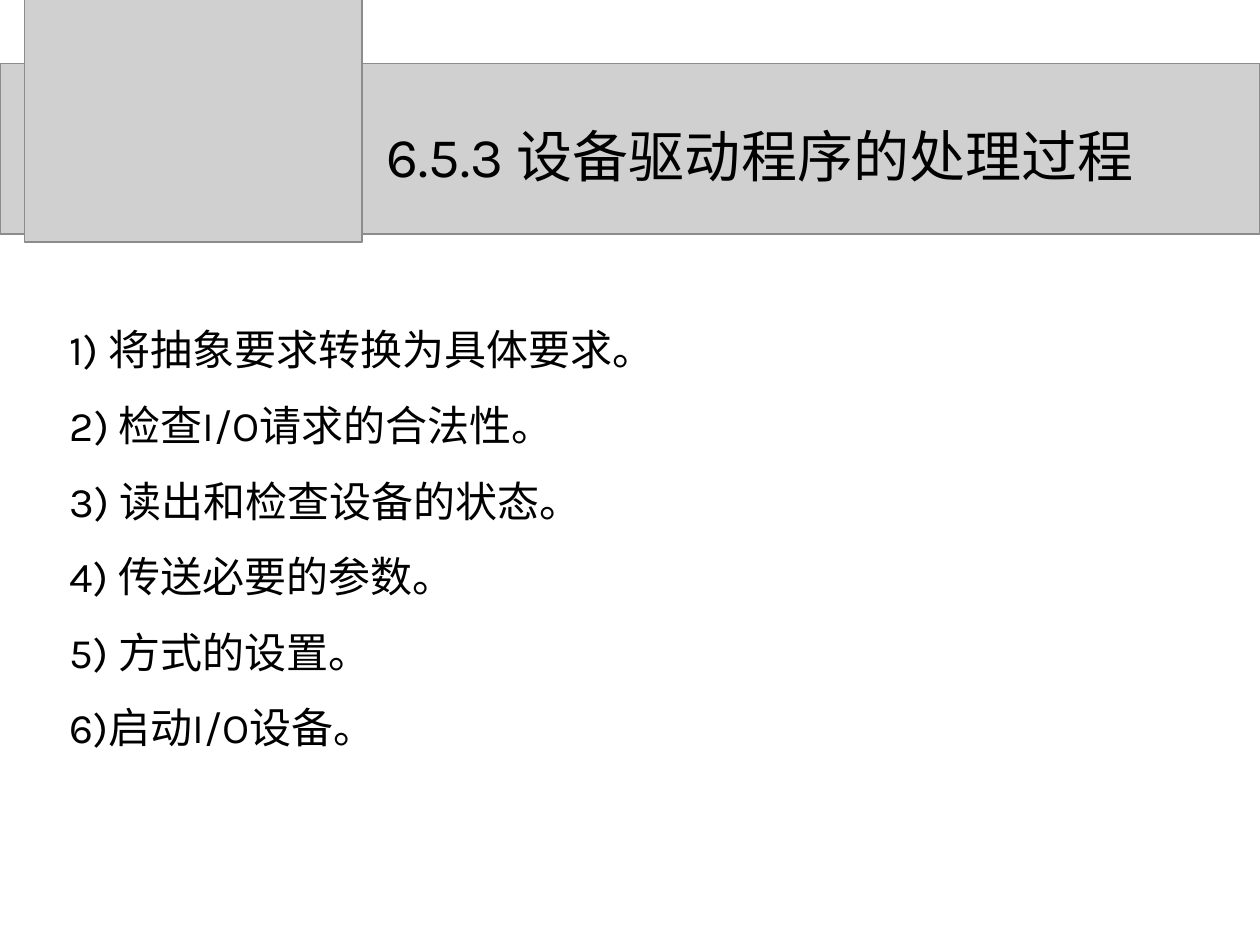
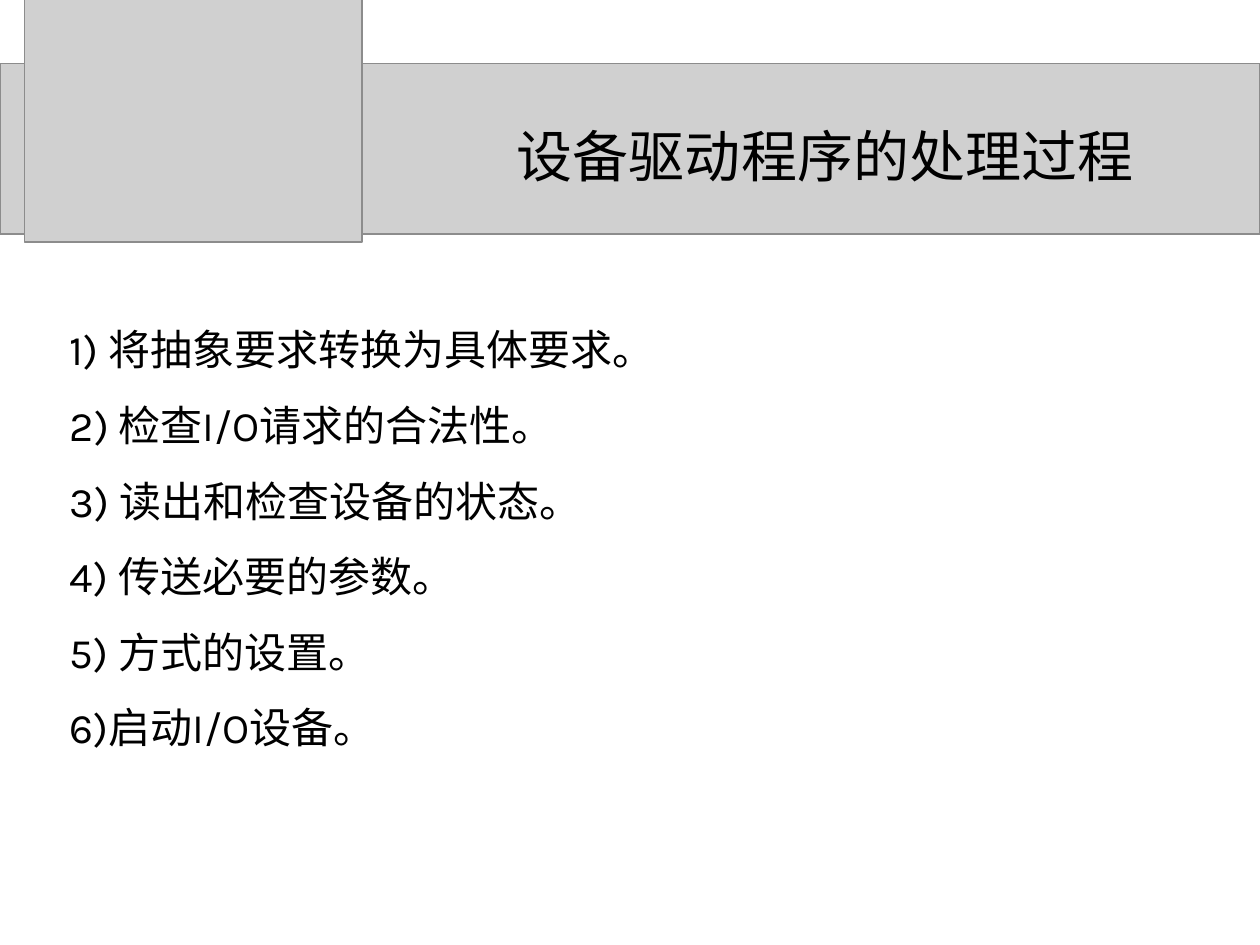
Before and after one commit to zeemeil/zeemeil.github.io, a slide deck: slide 86 of files/2025_2_OS/1015_OS_device.pptx (slide 83 before the commit). Drawn at 1260x945 pixels with LibreOffice and Linux fonts; fonts in the diff are those of the drawing; grey boxes stand for pictures. Boxes give left, top, right and bottom in pixels: in the first picture for what was removed or moved away, otherwise in the second. Text is boxed around its words. In the diff, an @@ line names an element or a change of style, - is before the commit and + after.

```diff
--- a/files/2025_2_OS/1015_OS_device.pptx
+++ b/files/2025_2_OS/1015_OS_device.pptx
@@ title at <box>517,130,1134,182</box>: text changed @@
-6.5.3 设备驱动程序的处理过程
+设备驱动程序的处理过程
```
Also in this commit, not shown: 56 other slides changed, 3 slides added, 17 other files.
